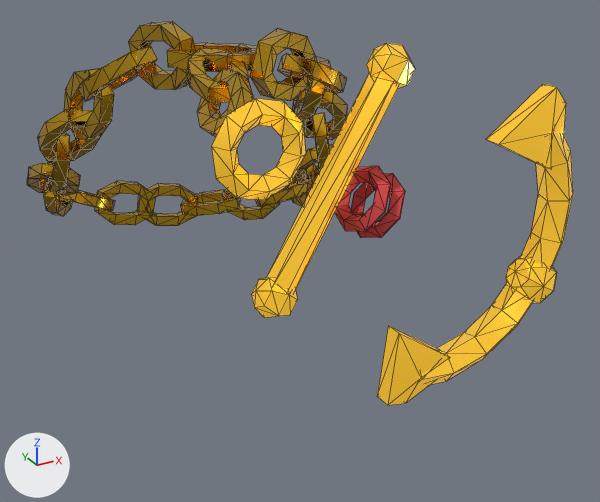
Before and after pictures for a commit that changed the FBX model blender/exports/ancre_doree.fbx.
Before and after are seen from a 50 mm lens placed at (-0.765, -1.655, 0.474), pointed at (0.191, 0.084, -0.396). The lights are fixed; the arrows at lower left show +X, +Y and +Z. The older version comes first. Mesh edges are drawn as thin lines. Vertices at exactly the same position are counted once.

The first picture shows 'Anim_Ancre', 'Anim_Maillon_1', 'Anim_Maillon_2', 'Chaine'.
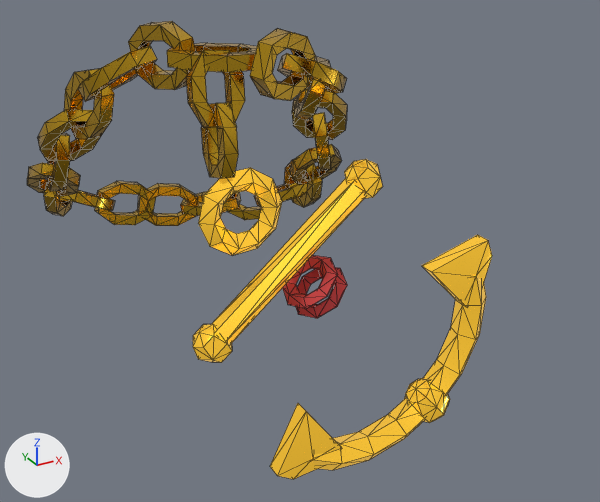
Boxes (x1, y1, x2, y2) around the edits, measured in the pictures (600 x 502 px; the box of a moved part takes in the faces that stretch with it):
'Anim_Ancre', reshaped, moved (17% narrower, 12% shorter)
    before: (212, 43, 573, 405)
    after: (193, 159, 492, 479)
'Anim_Maillon_2', reshaped, moved (33% narrower, 10% taller)
    before: (197, 69, 253, 137)
    after: (201, 103, 238, 178)
'Anim_Maillon_1', reshaped (42% taller)
    before: (187, 48, 249, 102)
    after: (186, 50, 245, 127)
part 3 of me_anim_ancre_001, moved or reshaped
    before: (212, 98, 306, 200)
    after: (198, 168, 282, 255)
part 4 of me_anim_ancre_001, moved or reshaped
    before: (251, 277, 298, 318)
    after: (193, 324, 232, 362)
part 5 of me_anim_ancre_001, moved or reshaped
    before: (366, 43, 415, 88)
    after: (344, 159, 383, 198)
part 6 of me_anim_ancre_001, moved or reshaped
    before: (419, 129, 573, 385)
    after: (311, 274, 486, 470)
part 7 of me_anim_ancre_001, moved or reshaped
    before: (378, 325, 450, 405)
    after: (270, 403, 342, 479)
part 8 of me_anim_ancre_001, added (yellow)
    after: (421, 235, 492, 307)
part 9 of me_anim_ancre_001, moved or reshaped
    before: (506, 256, 557, 303)
    after: (404, 378, 450, 423)
part 10 of me_anim_ancre_001, moved or reshaped
    before: (335, 166, 390, 231)
    after: (282, 255, 338, 308)
part 11 of me_anim_ancre_001, moved or reshaped
    before: (351, 173, 405, 238)
    after: (295, 267, 347, 318)
part 12 of me_anim_ancre_001, rebuilt (17% wider, 25% shorter)
    before: (267, 73, 398, 292)
    after: (212, 179, 365, 343)
part 13 of me_anim_ancre_001, deleted (yellow)
    before: (487, 84, 566, 169)

The change, as a diff of the scene's bpy script:
```diff
--- a/blender/exports/ancre_doree.fbx.py
+++ b/blender/exports/ancre_doree.fbx.py
@@ me_anim_maillon_1_001 @@
 # used by ob_anim_maillon_1; parent = ob_chaine; location = (-0.129, 0.166, 0.154)
-me_anim_maillon_1_001.from_pydata(...)  # 32 vertices, 64 faces; spans x -0.074..0.044, y -0.058..0.021, z -0.027..0.126
+me_anim_maillon_1_001.from_pydata(...)  # 32 vertices, 64 faces; spans x -0.06..0.052, y -0.128..0.022, z -0.018..0.044
+# me_anim_maillon_1_001 part 1: the whole mesh is rebuilt
 me_anim_maillon_1_001.materials.append(mat_m5_doredeco)
@@ me_anim_maillon_2_001 @@
 # used by ob_anim_maillon_2; parent = ob_anim_maillon_1; location = (-0.0271, -0.033, 0.0904)
-me_anim_maillon_2_001.from_pydata(...)  # 32 vertices, 64 faces; spans x -0.064..0.034, y -0.073..0.037, z -0.027..0.126
+me_anim_maillon_2_001.from_pydata(...)  # 32 vertices, 64 faces; spans x -0.023..0.016, y -0.13..0.024, z -0.046..0.071
+# me_anim_maillon_2_001 part 2: the whole mesh is rebuilt
 me_anim_maillon_2_001.materials.append(mat_m5_doredeco)
@@ me_anim_ancre_001 @@
 # used by ob_anim_ancre; parent = ob_anim_maillon_2; location = (-0.0434, -0.0529, 0.145)
-me_anim_ancre_001.from_pydata(...)  # 262 vertices, 490 faces; spans x -0.04..0.826, y -0.654..0.133, z -0.069..0.069
+me_anim_ancre_001.from_pydata(...)  # 262 vertices, 490 faces; spans x -0.082..0.708, y -0.778..0.045, z -0.069..0.069
+# me_anim_ancre_001 part 3: the loose piece of 40 vertices spanning x -0.04..0.143, y -0.124..0.063, z -0.024..0.024 is turned -19.6 degrees about the z axis through the mesh origin
+# me_anim_ancre_001 part 4: the loose piece of 20 vertices spanning x 0.032..0.119, y -0.367..-0.28, z -0.039..0.039 is turned -19.6 degrees about the z axis through the mesh origin
+# me_anim_ancre_001 part 5: the loose piece of 20 vertices spanning x 0.277..0.364, y 0.046..0.133, z -0.039..0.039 is turned -19.6 degrees about the z axis through the mesh origin
+# me_anim_ancre_001 part 6: the loose piece of 45 vertices spanning x 0.407..0.826, y -0.636..-0.057, z -0.032..0.04 is turned -19.6 degrees about the z axis through the mesh origin
+# me_anim_ancre_001 part 7: the loose piece of 12 vertices spanning x 0.338..0.502, y -0.654..-0.469, z -0.035..0.035 is turned -19.6 degrees about the z axis through the mesh origin
+# me_anim_ancre_001 part 8: a new loose piece, a UV sphere (5 segments, 3 rings, poles along z) spanning x 0.519..0.706, y -0.406..-0.232, z -0.035..0.035, in mat_m5_pirorancre (yellow #ffc83a, glowing yellow #ffc83a)
+# me_anim_ancre_001 part 9: the loose piece of 34 vertices spanning x 0.68..0.799, y -0.497..-0.38, z -0.057..0.057 is turned -19.6 degrees about the z axis through the mesh origin
+# me_anim_ancre_001 part 10: the loose piece of 32 vertices spanning x 0.225..0.308, y -0.218..-0.098, z -0.069..0.069 is turned -19.6 degrees about the z axis through the mesh origin
+# me_anim_ancre_001 part 11: the loose piece of 32 vertices spanning x 0.259..0.343, y -0.239..-0.118, z -0.069..0.069 is turned -19.6 degrees about the z axis through the mesh origin
+# me_anim_ancre_001 part 12: the loose piece of 12 vertices spanning x 0.063..0.332, y -0.32..0.085, z -0.03..0.03 is rebuilt with 12 vertices and now spans x -0.039..0.333, y -0.337..-0.016, z -0.03..0.03
+# me_anim_ancre_001 part 13: the loose piece of 12 vertices spanning x 0.583..0.766, y -0.167..0.012, z -0.035..0.035 is deleted
+# other edits to the shape of me_anim_ancre_001 do not show in these pictures
 me_anim_ancre_001.materials.append(mat_m5_pirorancre)
@@ ob_anim_maillon_2 @@
 ob_anim_maillon_2.parent = ob_anim_maillon_1
-ob_anim_maillon_2.location = (-0.0271, -0.033, 0.0904)
+ob_anim_maillon_2.location = (-0.00697, -0.097, 0.0232)
@@ ob_anim_ancre @@
 ob_anim_ancre.parent = ob_anim_maillon_2
-ob_anim_ancre.location = (-0.0434, -0.0529, 0.145)
+ob_anim_ancre.location = (-0.0112, -0.155, 0.0372)
```
